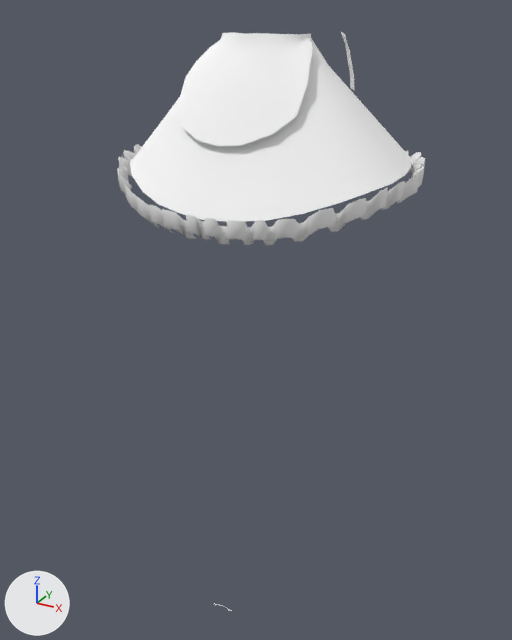
A saved change to the Blender file Blender/Luna_Skirt.blend.
Before and after are seen from a camera (50 mm lens) standing at (0.519, -1.013, 1.008) and looking at (-0.02, -0.033, 0.517). Every picture has the same lights, and +X, +Y and +Z are marked at lower left. The picture after the commit comes second.

Names of what the first picture shows: 'Luna._Skirt.Out', 'Luna._Skirt.front', 'Luna._Skirt.front.pat' and 1 more.
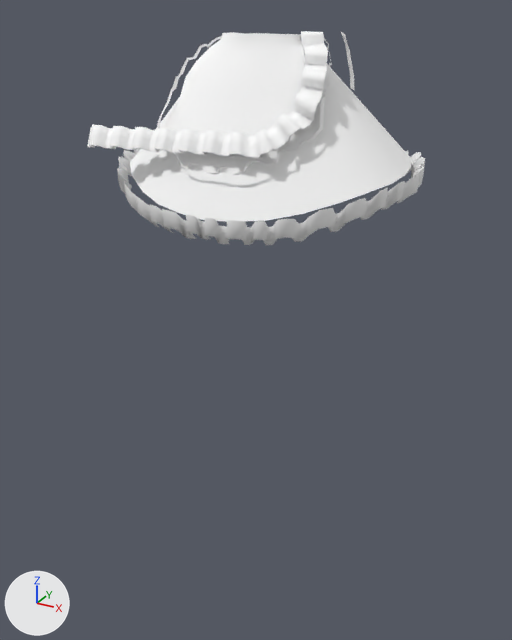
ob_luna__skirt_front_path is not drawn itself; it is used by a modifier of ob_luna__skirt_front_pat.

What changed in the scene script:
```text
Change me_h_008:
    used by ob_luna__skirt_front_pat; location = (0.003, -0.198, 0.024); scale = (0.01, 0.01, 0.01)
    remove me_h_008.from_pydata(...)  # 14 vertices, 6 faces; spans x -2.17..1.69, y -0.51..0.51, z -0.71..0.69
    add me_h_008.from_pydata(...)  # 35 vertices, 24 faces; spans x 0.39..4.33, y -1.56..1.49, z -0.02..1.48
    me_h_008 part 1: the whole mesh is rebuilt
Add cu_luna__skirt_front_path:
    cu_luna__skirt_front_path = bpy.data.curves.new('Luna._Skirt.front.path', 'CURVE')
    cu_luna__skirt_front_path.dimensions = '3D'
    _sp = cu_luna__skirt_front_path.splines.new('POLY'); _sp.points.add(10)
    _sp.points.foreach_set('co', [0.287, 0.467, -0.0629, 0.0, 0.322, 0.136, -0.428, 0.0, 1.055, -1.465, -0.88, 0.0, 1.763, -2.164, -1.451, 0.0, 2.63, -3.393, -2.743, 0.0, 3.238, -4.923, -4.025, 0.0, 3.892, -7.099, -6.085, 0.0, 3.813, -9.432, -9.623, 0.0, 1.562, -11.47, -11.69, 0.0, -0.0471, -13.69, -13.39, 0.0, -5.493, -13.8, -13.56, 0.0])
    _sp.points.foreach_set('tilt', [-6.448, -6.448, -6.448, -6.448, -6.448, -6.448, -6.448, -6.448, -6.448, -6.448, -6.448])
    _sp.order_v = 0
    _sp.resolution_v = 0
    _sp.use_endpoint_u = True
    _sp.use_smooth = False
    cu_luna__skirt_front_path.fill_mode = 'FULL'
Change ob_luna__skirt_front_pat:
    ob_luna__skirt_front_pat.location: (0.003, -0.198, 0.024) -> (0.065, -0.04, 0.972)
    add _m = ob_luna__skirt_front_pat.modifiers.new('Array', 'ARRAY')
    add _m.count = 13
    add _m.use_merge_vertices = True
    add _m.merge_threshold = 0.65
    add _m = ob_luna__skirt_front_pat.modifiers.new('Curve', 'CURVE')
    add _m.object = ob_luna__skirt_front_path
Change ob_luna__skirt_front_ref_in:
    remove ob_luna__skirt_front_ref_in.hide_set(True)
Change ob_luna__skirt_front_path:
    ob_luna__skirt_front_path: bpy.data.objects.new('Luna._Skirt.front.path', me_h_010) -> bpy.data.objects.new('Luna._Skirt.front.path', cu_luna__skirt_front_path)
    ob_luna__skirt_front_path.location: (0.0, 0.0, 0.0) -> (0.071, -0.0386, 0.972)
```

What differs and where, as boxes (x1, y1, x2, y2) in the pictures (512 x 640 px):
'Luna._Skirt.front.pat', reshaped, moved, modifiers changed
    before: (214, 603, 232, 611)
    after: (87, 31, 328, 158)
'Luna._Skirt.front.ref_in', shown
    after: (157, 36, 332, 175)
